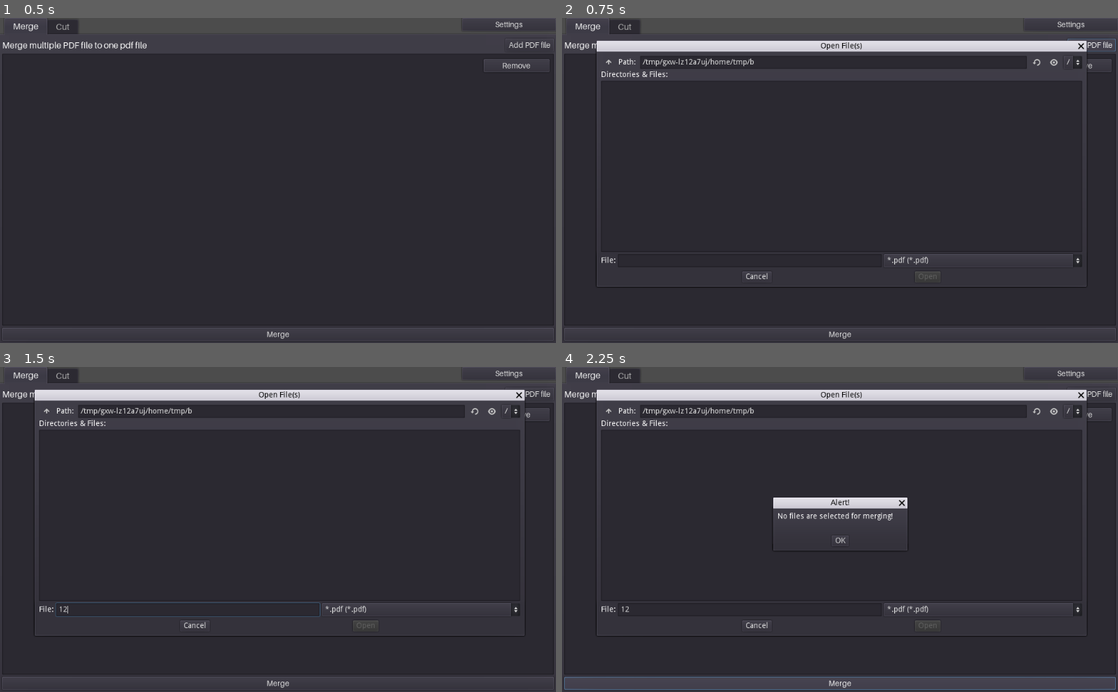
Above: before the commit, frames 1-4 (two rows, left to right).
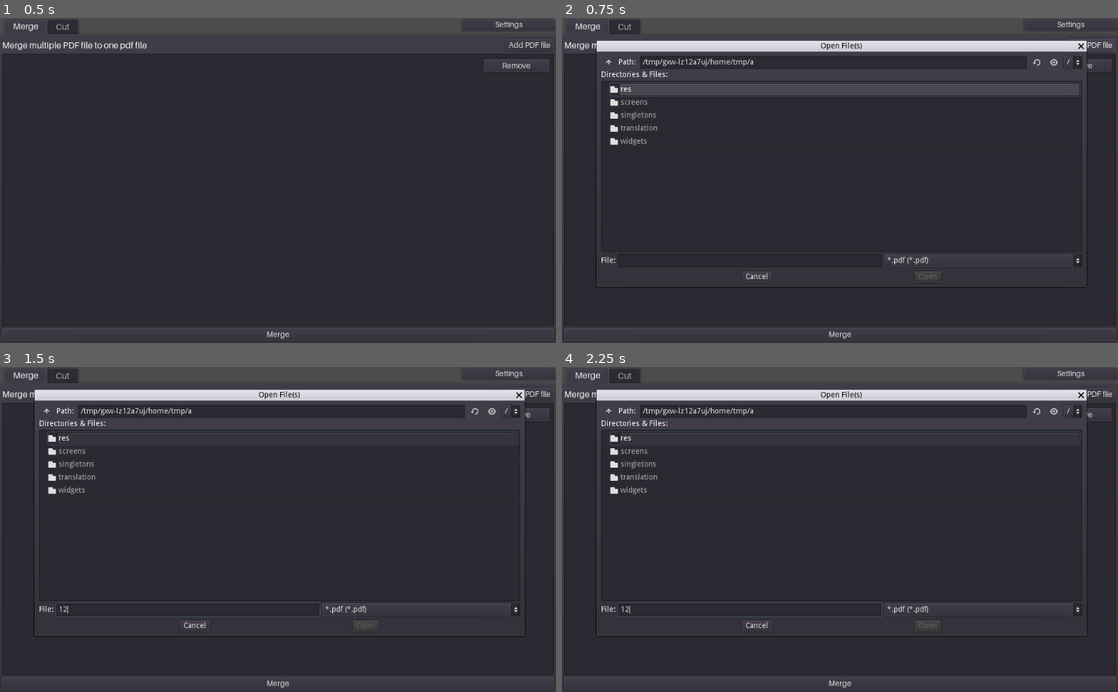
Above: after the commit, the same moments.

Repository: swip3798/OPT
Game: Godot game, scene res://screens/MainScreen.tscn
Two runs of this game, one before a commit and one after it. Both use one fixed random seed, a clock stepped at 60 frames per second and the inputs below.
Inputs (mouse positions are in pixels of both pictures, inside the frame that each line leads up to):
- Up to frame 1 (0.5 s): no input
- Up to frame 2 (0.75 s): click "Add PDF file" at 0.5 s
- Up to frame 3 (1.5 s): click (189, 610) at 1.27 s; type "12" at 1.35 s
- Up to frame 4 (2.25 s): click "Merge" at 2 s

Frame 1 is identical in both runs. In frame 2, 3.5% of the frame differs, in the area x 7-100%, y 6-73%; in frame 3, 0.9%; in frame 4, 2.7%.

Commit message:
Translate and improve filedialog

Diff:
--- a/screens/Cut.gd
+++ b/screens/Cut.gd
@@ -36,7 +36,7 @@
 func _on_Cut_pressed():
 	dialog.deselect_items()
 	dialog.mode = FileDialog.MODE_OPEN_DIR
-	dialog.show()
+	dialog.popup()
 
 func _on_FileDialog_dir_selected(dir):
 	var output_prefix: String = dir + "/" + file_chooser.selected_path.get_file().get_basename()
--- a/screens/Cut.tscn
+++ b/screens/Cut.tscn
@@ -1,9 +1,10 @@
-[gd_scene load_steps=5 format=2]
+[gd_scene load_steps=6 format=2]
 
 [ext_resource path="res://widgets/FileChooser.tscn" type="PackedScene" id=1]
 [ext_resource path="res://screens/Cut.gd" type="Script" id=2]
 [ext_resource path="res://res/fonts/regular16.tres" type="DynamicFont" id=3]
 [ext_resource path="res://res/fonts/button_font.tres" type="DynamicFont" id=4]
+[ext_resource path="res://widgets/FileDialog.tscn" type="PackedScene" id=5]
 
 [node name="Cut" type="Control"]
 anchor_right = 1.0
@@ -53,21 +54,7 @@
 custom_fonts/font = ExtResource( 4 )
 text = "cut_at_position"
 
-[node name="FileDialog" type="FileDialog" parent="."]
-margin_left = 192.762
-margin_top = 184.74
-margin_right = 776.762
-margin_bottom = 532.74
-popup_exclusive = true
-window_title = "Open a File"
-resizable = true
-mode = 0
-access = 2
-current_dir = "/Users/Christian/Documents/Dev/Godot/OPT"
-current_path = "/Users/Christian/Documents/Dev/Godot/OPT/"
-__meta__ = {
-"_edit_use_anchors_": false
-}
+[node name="FileDialog" parent="." instance=ExtResource( 5 )]
 [connection signal="valid_file_selected" from="VBoxContainer/FileChooser" to="." method="_on_FileChooser_valid_file_selected"]
 [connection signal="pressed" from="VBoxContainer/Cut" to="." method="_on_Cut_pressed"]
 [connection signal="dir_selected" from="FileDialog" to="." method="_on_FileDialog_dir_selected"]
--- a/screens/Merge.gd
+++ b/screens/Merge.gd
@@ -1,18 +1,15 @@
 extends Control
 
-func _ready():
-	pass
-
+onready var dialog = $FileDialog
 
 func _on_AddDoc_pressed():
-	$FileDialog.mode = FileDialog.MODE_OPEN_FILES
-	$FileDialog.deselect_items()
-	$FileDialog.show()
+	dialog.mode = FileDialog.MODE_OPEN_FILES
+	dialog.deselect_items()
+	dialog.popup()
 
 
 func _on_FileDialog_files_selected(paths):
 	for path in paths:
-		$Merge/ItemList
 		$Merge/ItemList.add_item(path)
 
 
@@ -26,14 +23,15 @@
 
 func _on_Merge_pressed():
 	if $Merge/ItemList.get_item_count() == 0:
-		$AlertNoFile.show()
+		$AlertNoFile.popup()
 		return
 	elif $Merge/ItemList.get_item_count() == 1:
-		$AlertOneFile.show()
+		$AlertOneFile.popup()
 		return
-	$FileDialog.mode = FileDialog.MODE_SAVE_FILE
-	$FileDialog.deselect_items()
-	$FileDialog.show()
+	dialog.mode = FileDialog.MODE_SAVE_FILE
+	dialog.window_title = tr("save_file")
+	dialog.deselect_items()
+	dialog.popup()
 
 
 func _on_FileDialog_file_selected(path):
--- a/screens/Merge.tscn
+++ b/screens/Merge.tscn
@@ -1,8 +1,10 @@
-[gd_scene load_steps=4 format=2]
+[gd_scene load_steps=6 format=2]
 
 [ext_resource path="res://screens/Merge.gd" type="Script" id=1]
 [ext_resource path="res://res/fonts/regular16.tres" type="DynamicFont" id=2]
 [ext_resource path="res://res/fonts/button_font.tres" type="DynamicFont" id=3]
+[ext_resource path="res://widgets/FileDialog.tscn" type="PackedScene" id=4]
+[ext_resource path="res://widgets/FileDialog.gd" type="Script" id=5]
 
 [node name="Merge" type="Control"]
 anchor_right = 1.0
@@ -66,7 +68,7 @@
 custom_fonts/font = ExtResource( 3 )
 text = "merge"
 
-[node name="FileDialog" type="FileDialog" parent="."]
+[node name="FileDialog" type="FileDialog" parent="." instance=ExtResource( 4 )]
 margin_left = 64.0
 margin_top = 62.0
 margin_right = 966.0
@@ -79,9 +81,7 @@
 filters = PoolStringArray( "*.pdf" )
 current_dir = "/Users/Christian/Documents/Dev/Godot/OPT"
 current_path = "/Users/Christian/Documents/Dev/Godot/OPT/"
-__meta__ = {
-"_edit_use_anchors_": false
-}
+script = ExtResource( 5 )
 
 [node name="AlertNoFile" type="AcceptDialog" parent="."]
 anchor_left = 0.5
--- a/translation/translation.csv
+++ b/translation/translation.csv
@@ -24,3 +24,14 @@
 german,German,Deutsch
 license,License,Lizenz
 license_desc,"OPT is Open-Source and released under the GPLv3 license. It was build using the Godot engine and MuPDF. T …(365 unchanged characters)…
+Open File(s),Open File(s),Öffne Datei(en)
+Directories & Files:,Directories & Files:,Ordner & Dateien:
+Path:,Path:,Pfad:
+File:,File:,Datei:
+save_file,Save file,Datei speichern
+Create Folder,Create Folder,Neuer Ordner
+cancel,Cancel,Abbrechen
+open_file,Open,Öffnen
+Save,Save,Speichern
+Open,Open,Öffnen
+Select Current Folder,Select Current Folder,Wähle aktuellen Ordner aus
--- a/widgets/FileChooser.gd
+++ b/widgets/FileChooser.gd
@@ -24,7 +24,7 @@
 	dialog.mode = FileDialog.MODE_OPEN_FILE
 	dialog.deselect_items()
 	dialog.dialog_text = tr(info_text_key)
-	dialog.show()
+	dialog.popup()
 
 func _on_file_selected(path):
 	if dialog.mode == FileDialog.MODE_OPEN_FILE:
--- /dev/null
+++ b/widgets/FileDialog.gd
@@ -0,0 +1,8 @@
+extends FileDialog
+
+func _ready():
+	current_dir = OS.get_system_dir(OS.SYSTEM_DIR_DOCUMENTS)
+
+func popup(bounds: Rect2=Rect2( 0, 0, 0, 0 )):
+	get_cancel().text = tr("cancel")
+	.popup(bounds)
--- /dev/null
+++ b/widgets/FileDialog.tscn
@@ -0,0 +1,21 @@
+[gd_scene load_steps=2 format=2]
+
+[ext_resource path="res://widgets/FileDialog.gd" type="Script" id=1]
+
+[node name="FileDialog" type="FileDialog"]
+margin_left = 64.0
+margin_top = 62.0
+margin_right = 966.0
+margin_bottom = 496.0
+popup_exclusive = true
+window_title = "Open File(s)"
+resizable = true
+mode = 1
+access = 2
+filters = PoolStringArray( "*.pdf" )
+current_dir = "/Users/Christian/Documents/Dev/Godot/OPT"
+current_path = "/Users/Christian/Documents/Dev/Godot/OPT/"
+script = ExtResource( 1 )
+__meta__ = {
+"_edit_use_anchors_": false
+}
